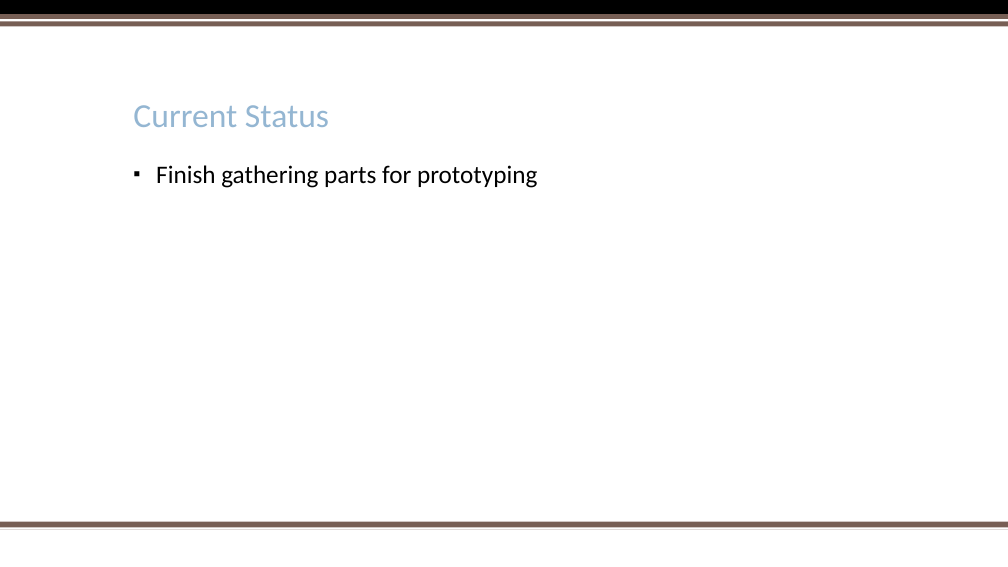
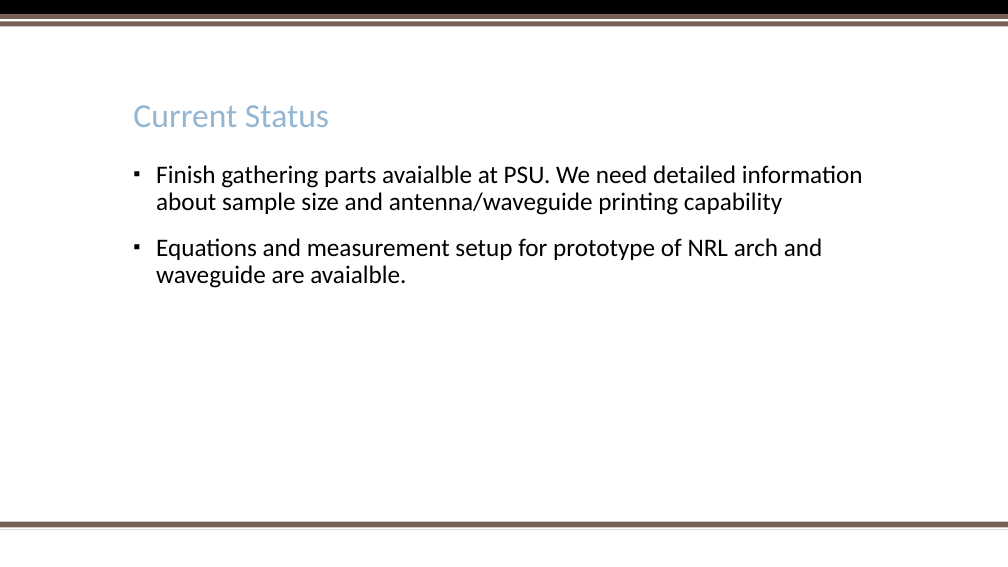
Before and after one commit to trankhiemha/ECE412-413-Capstone-Project-N3, a slide deck: slide 10 of Capstone project proposal presentation.pptx (slide 7 before the commit). Drawn at 1008x567 pixels with LibreOffice and Linux fonts; fonts in the diff are those of the drawing; background and template pictures are left out. Boxes give left, top, right and bottom in pixels: in the first picture for what was removed or moved away, otherwise in the second. Text is boxed around its words. In the diff, an @@ line names an element or a change of style, - is before the commit and + after.

```diff
--- a/Capstone project proposal presentation.pptx
+++ b/Capstone project proposal presentation.pptx
@@ text at (156, 165, 863, 288): text changed @@
-▪ Finish gathering parts for prototyping
+▪ Finish gathering parts avaialble at PSU. We need detailed information about sample size and antenna/waveguide printing capability
+▪ Equations and measurement setup for prototype of NRL arch and waveguide are avaialble.
```
Also in this commit, not shown: 6 other slides changed, 3 slides added.
